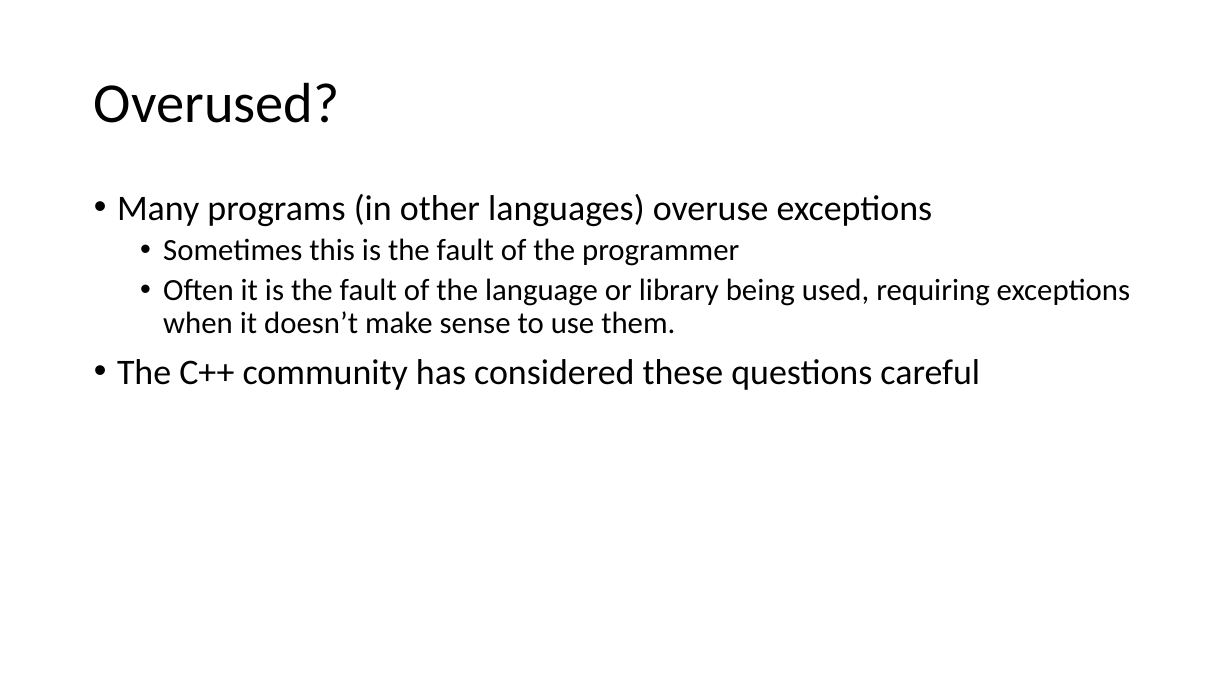
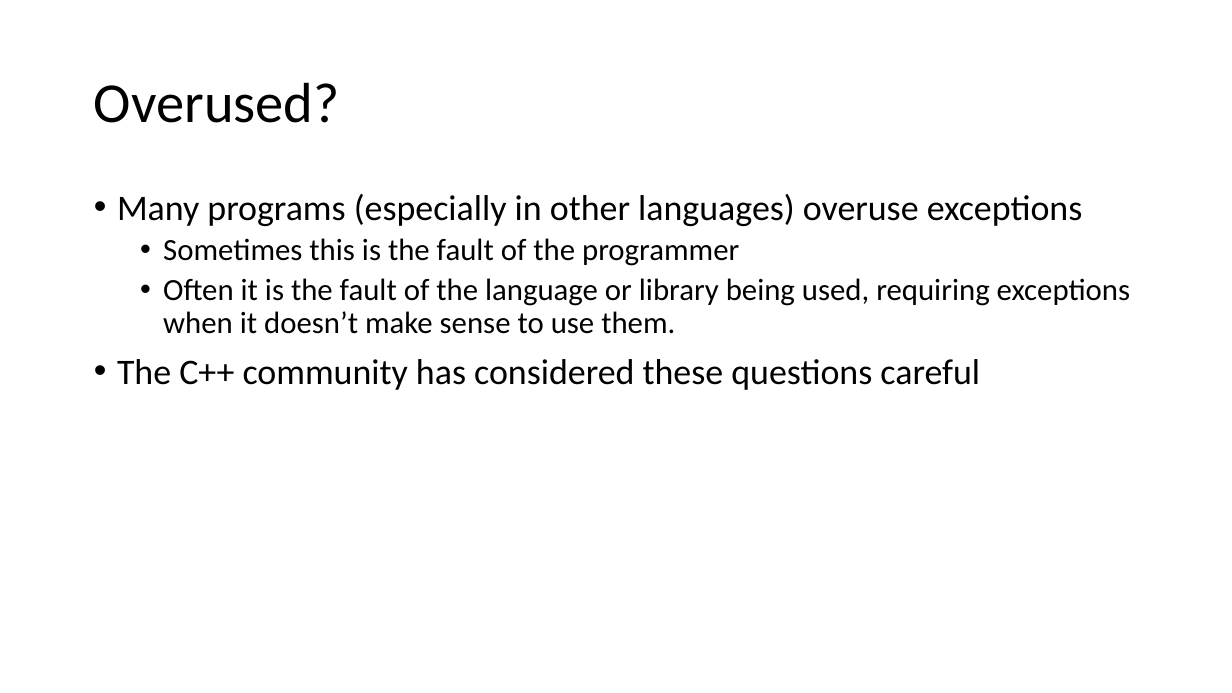
Before and after one commit to pchapin/cpp, a slide deck: slide 9 of Presentations/Exceptions.pptx. Drawn at 1232x693 pixels with LibreOffice and Linux fonts; fonts in the diff are those of the drawing. Boxes give left, top, right and bottom in pixels: in the first picture for what was removed or moved away, otherwise in the second. Text is boxed around its words. In the diff, an @@ line names an element or a change of style, - is before the commit and + after.

Commit message:
More work on the Exceptions presentation.

```diff
--- a/Presentations/Exceptions.pptx
+++ b/Presentations/Exceptions.pptx
@@ text at [117,194,1083,226]: text changed @@
-• Many programs (in other languages) overuse exceptions
+• Many programs (especially in other languages) overuse exceptions
```
Also in this commit, not shown: 5 other slides changed, 6 slides added.
